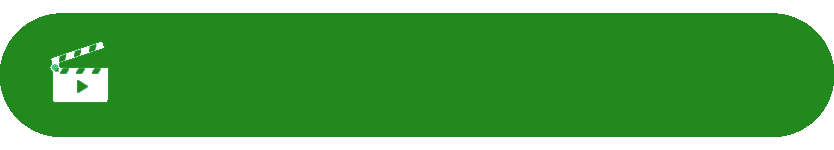
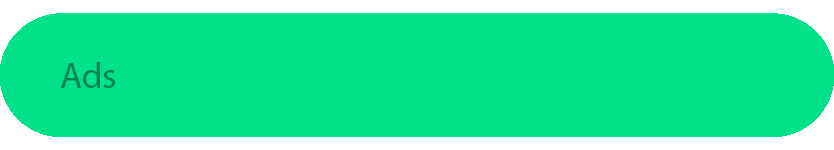
Layers edited between the first and the second 834x150 image:
added layer "Ads" above "Layer 1" over [61, 62, 115, 88]
painted on "Layer 1" over [0, 13, 834, 137]
